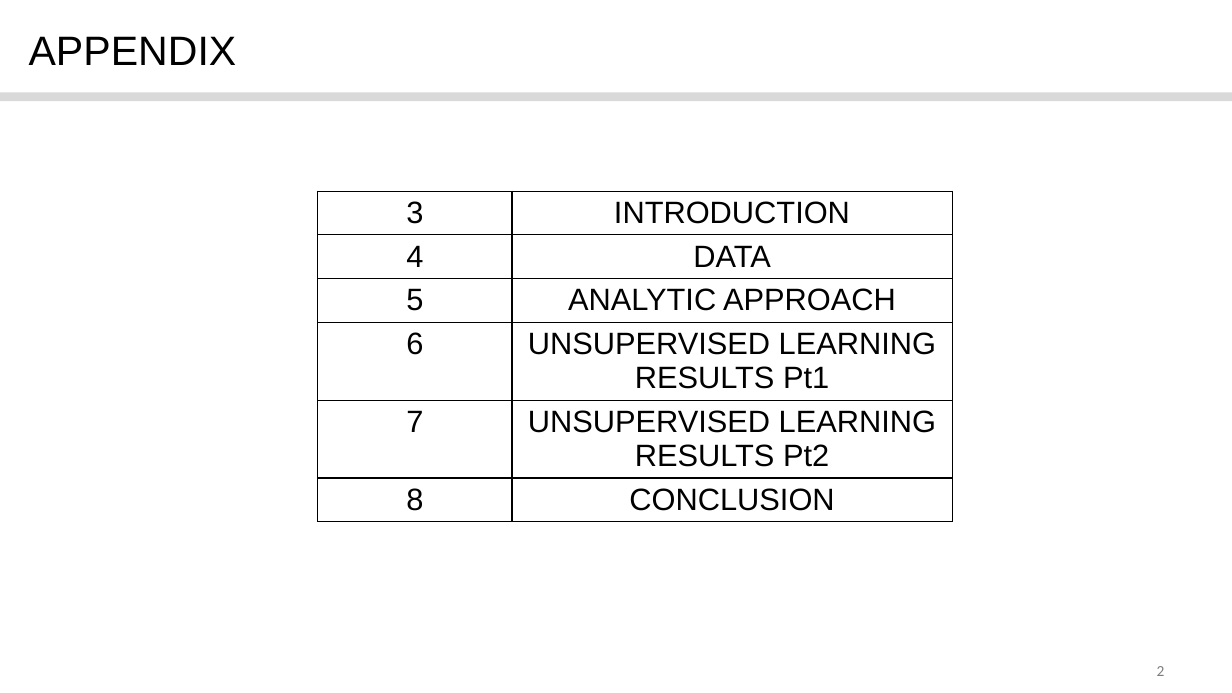
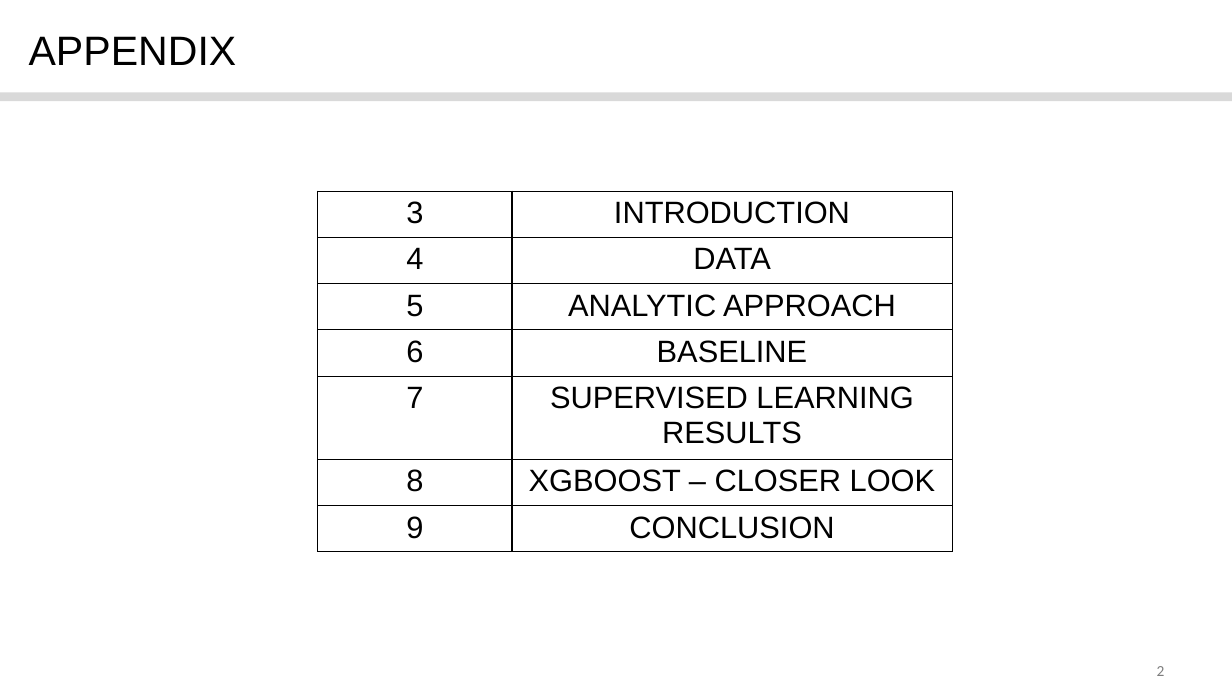
Before and after one commit to CharlesK98/Capstone-Project-2, a slide deck: slide 2 of Capstone Project 2.pptx. Drawn at 1232x693 pixels with LibreOffice and Linux fonts; fonts in the diff are those of the drawing; background and template pictures are left out. Boxes give left, top, right and bottom in pixels: in the first picture for what was removed or moved away, otherwise in the second. Text is boxed around its words. In the diff, an @@ line names an element or a change of style, - is before the commit and + after.

```diff
--- a/Capstone Project 2.pptx
+++ b/Capstone Project 2.pptx
@@ table at <box>318,191,952,543</box> @@
-row 4: 6 | UNSUPERVISED LEARNING RESULTS Pt1
-row 5: 7 | UNSUPERVISED LEARNING RESULTS Pt2
-row 6: 8 | CONCLUSION
+row 4: 6 | BASELINE
+row 5: 7 | SUPERVISED LEARNING RESULTS
+row 6: 8 | XGBOOST – CLOSER LOOK
+row 7: 9 | CONCLUSION
```
Also in this commit, not shown: 3 other slides changed.
